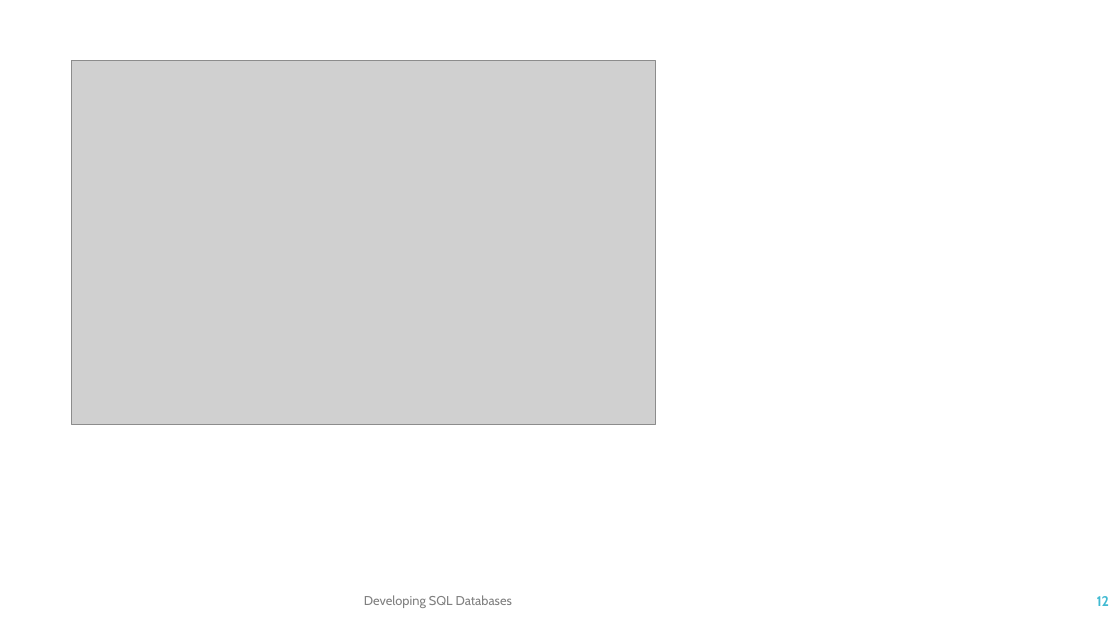
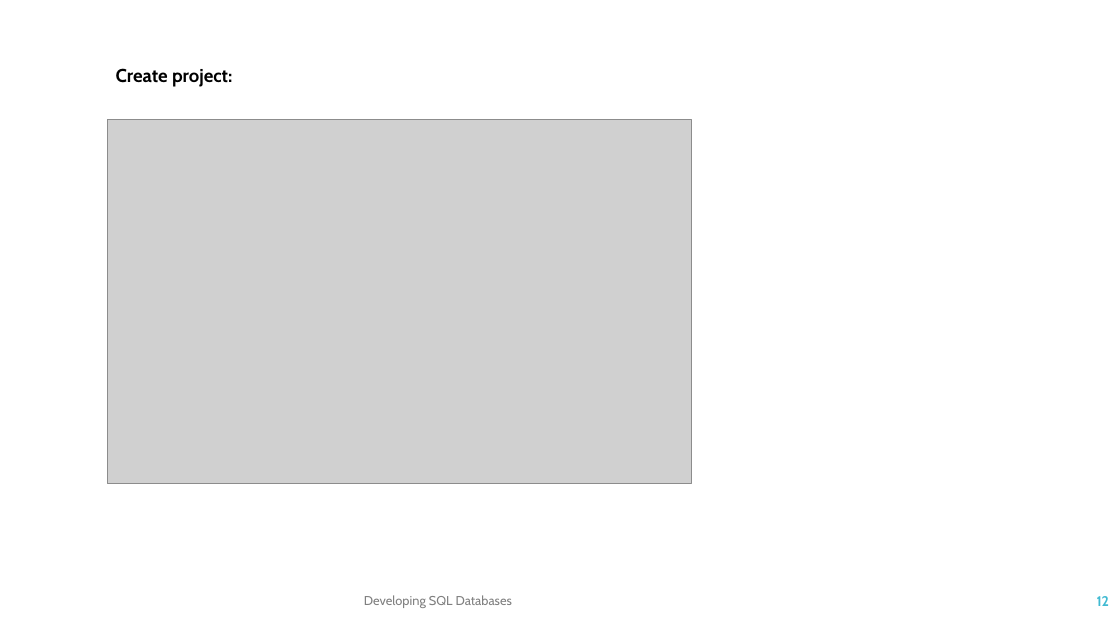
Before and after one commit to TKostyrka/70762DevSQLDB, a slide deck: slide 12 of DEVSQL_00_Intro/DEVSQL_00B_SSDT.pptx. Drawn at 1120x630 pixels with LibreOffice and Linux fonts; fonts in the diff are those of the drawing; grey boxes stand for pictures. Boxes give left, top, right and bottom in pixels: in the first picture for what was removed or moved away, otherwise in the second. Text is boxed around its words. In the diff, an @@ line names an element or a change of style, - is before the commit and + after.

```diff
--- a/DEVSQL_00_Intro/DEVSQL_00B_SSDT.pptx
+++ b/DEVSQL_00_Intro/DEVSQL_00B_SSDT.pptx
@@ text added at box(116, 68, 232, 87), 16 pt, text #000000, bold @@
+Create project:
@@ picture: place and size @@
-picture at box(72, 60, 656, 424)
+picture at box(108, 119, 691, 483)
```
Also in this commit, not shown: 6 other slides changed, 1 slide added, 1 other file.
